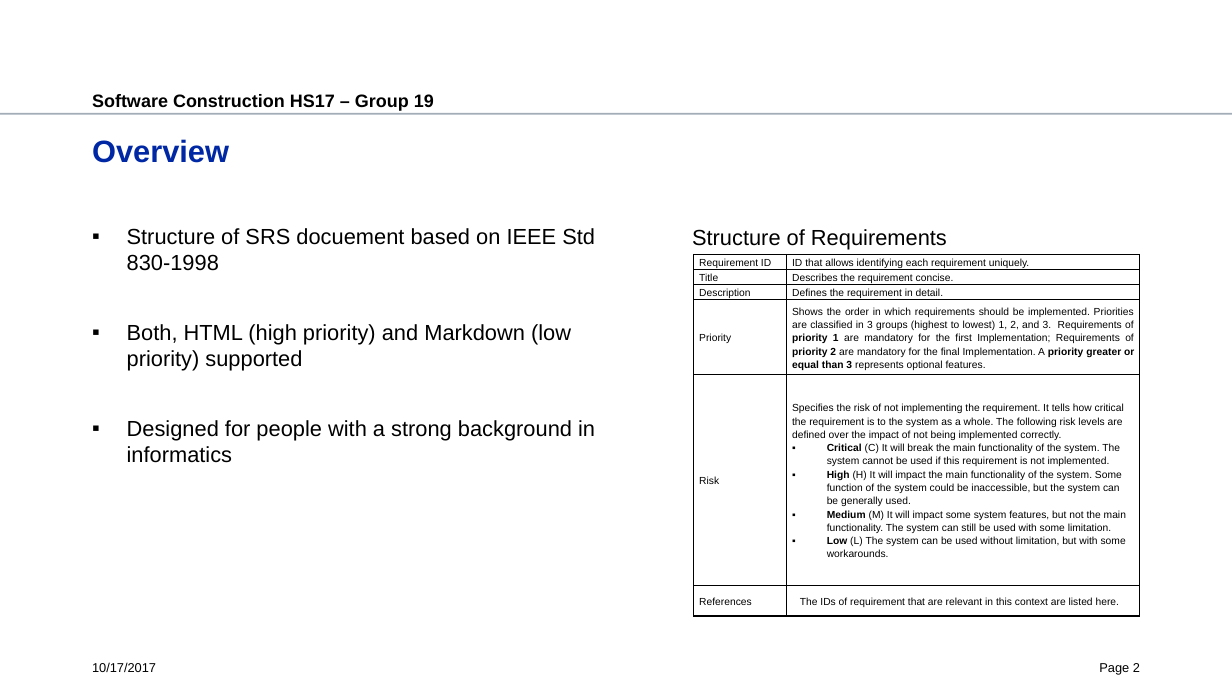
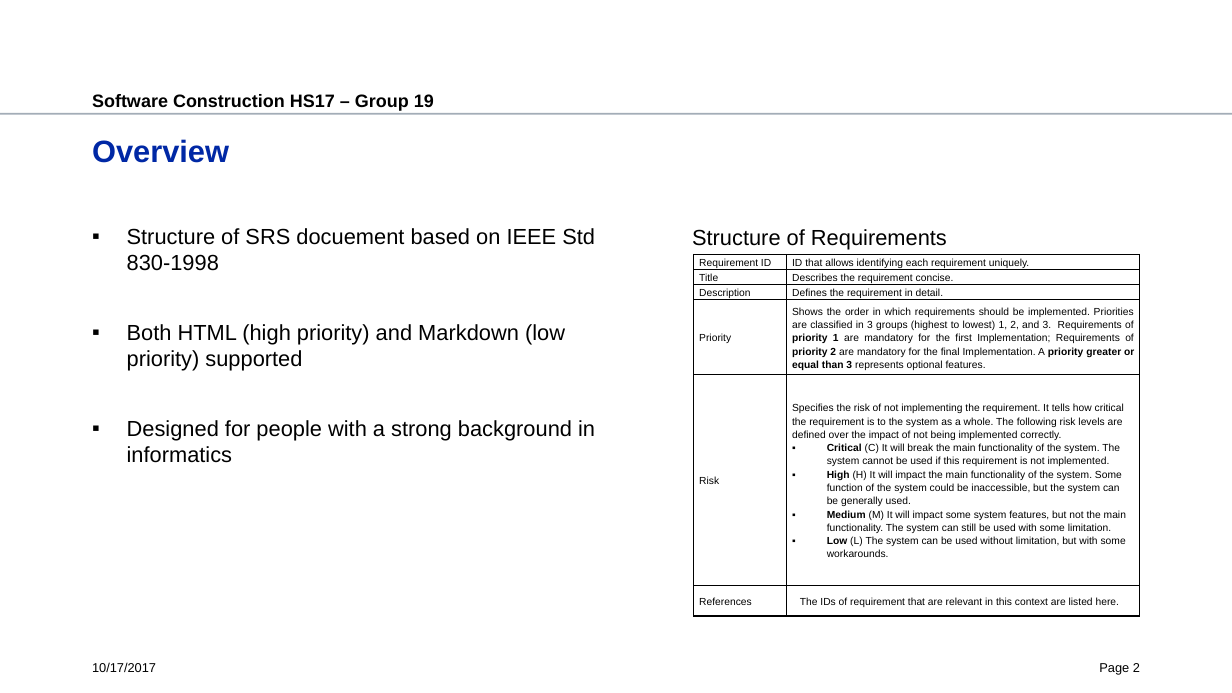
Before and after one commit to eesati/html-library, a slide deck: slide 2 of documents/presentation_assignment1.pptx. Drawn at 1232x693 pixels with LibreOffice and Linux fonts; fonts in the diff are those of the drawing; background and template pictures are left out. Boxes give left, top, right and bottom in pixels: in the first picture for what was removed or moved away, otherwise in the second. Text is boxed around its words. In the diff, an @@ line names an element or a change of style, - is before the commit and + after.

Commit message:
changed some small bits, mainly grammar

```diff
--- a/documents/presentation_assignment1.pptx
+++ b/documents/presentation_assignment1.pptx
@@ text at (127,324,565,371): text changed @@
-▪ Both, HTML (high priority) and Markdown (low priority) supported
+▪ Both HTML (high priority) and Markdown (low priority) supported
```
Also in this commit, not shown: 4 other slides changed.
